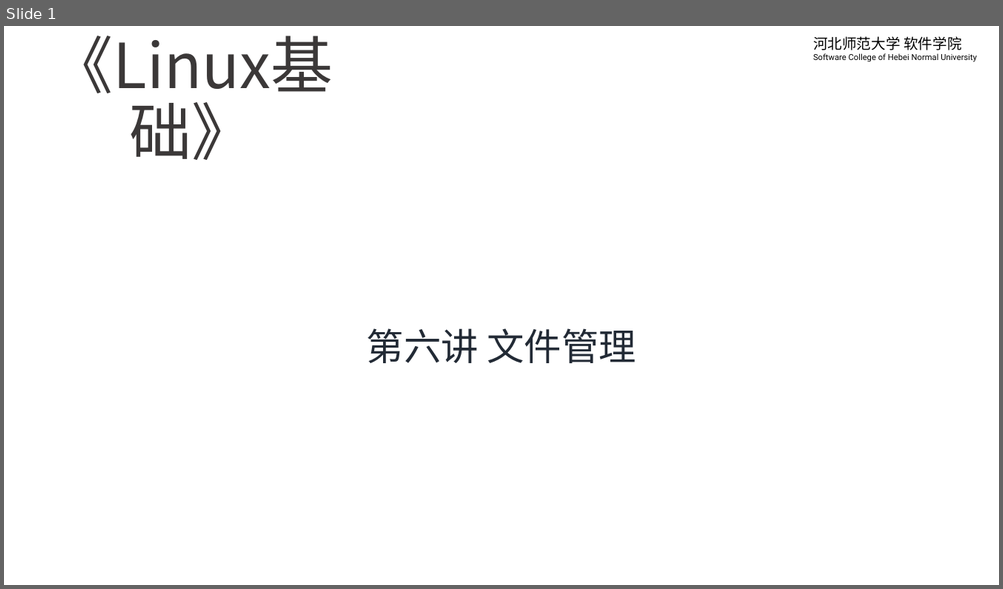
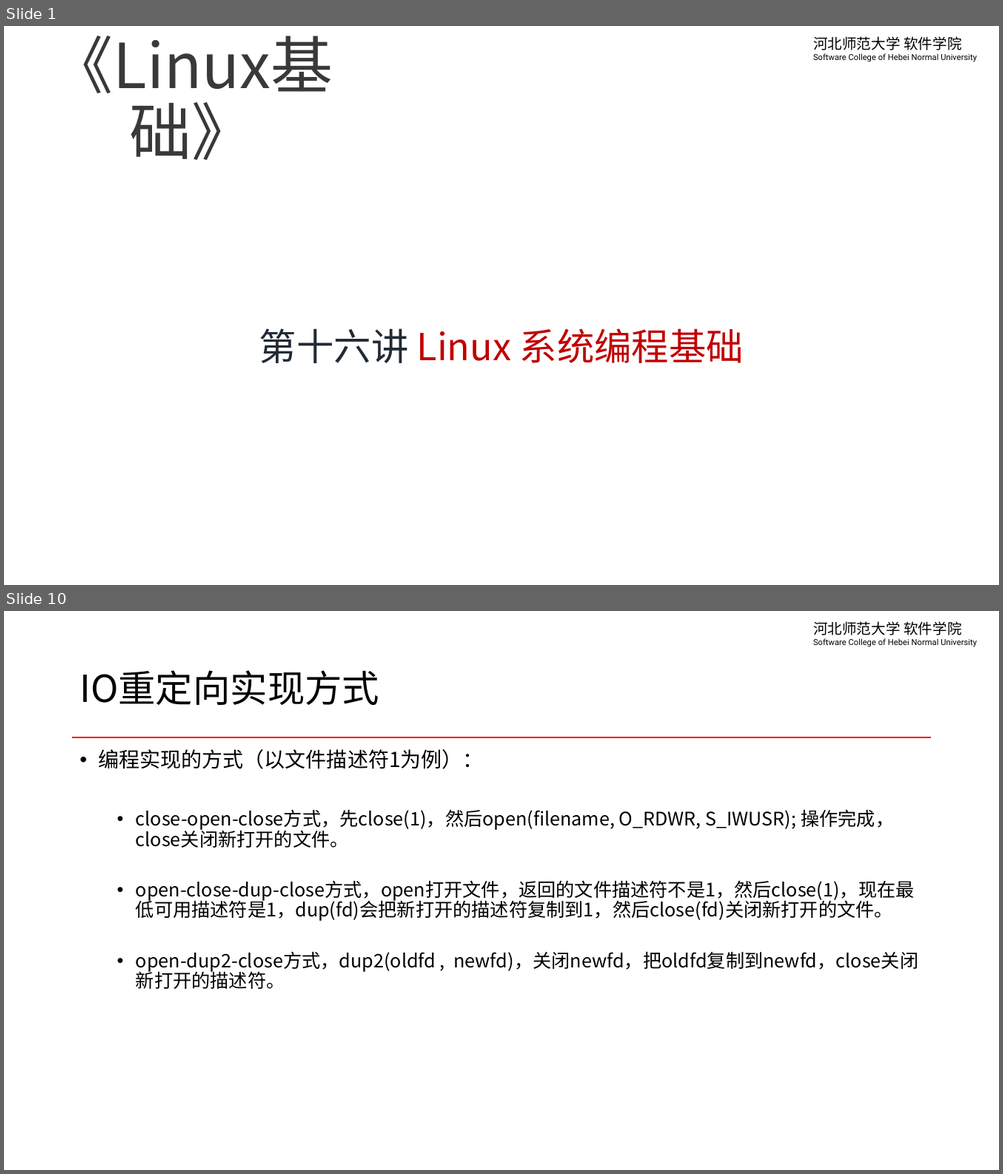
Before and after one commit to edu2act/course-linux-system, a slide deck: materials/slides/ch16-linux-system-programming.pptx. Shown one above the other, each under a label of ours: slide 1 before the commit, slides 1 and 10 after it; the slides between them are not shown. The pictures are 1003x589 and 1003x1174 pixels, drawn with LibreOffice and Linux fonts; fonts in the diff are those of the drawing; background and template pictures are left out. Boxes give left, top, right and bottom in pixels: in the first picture for what was removed or moved away, otherwise in the second. Text is boxed around its words. In the diff, an @@ line names an element or a change of style, - is before the commit and + after.

```diff
--- a/materials/slides/ch16-linux-system-programming.pptx
+++ b/materials/slides/ch16-linux-system-programming.pptx
@@ slide 10 added at (x1=4, y1=611, x2=999, y2=1170), background #FFFFFF; not listed: 1 template element that a slide beside it also shows @@
@@ title added at (x1=79, y1=670, x2=379, y2=705), 36 pt, text #000000 @@
+IO重定向实现方式
@@ line added from (73, 738) to (930, 738), #FF0000 1.5 pt @@
@@ text added at (x1=99, y1=749, x2=918, y2=989), 18 pt, text #000000 @@
+• 编程实现的方式（以文件描述符1为例）：
+  • close-open-close方式，先close(1)，然后open(filename, O_RDWR, S_IWUSR); 操作完成，close关闭新打开的文件。
+  • open-close-dup-close方式，open打开文件，返回的文件描述符不是1，然后close(1)，现在最低可用描述符是1，dup(fd)会把新打开的描述符复制到1，然后close(fd)关闭新打开的文件。
+  • open-dup2-close方式，dup2(oldfd , newfd)，关闭newfd，把oldfd复制到newfd，close关闭新打开的描述符。
@@ slide 1 changed as well @@
@@ subtitle at (x1=259, y1=329, x2=743, y2=363): text changed; text colour #222A35 to #C00000 @@
-第六讲 文件管理
+第十六讲 Linux 系统编程基础
```
Also in this commit, not shown: 4 other slides changed, 4 other slides added, 8 other files.
